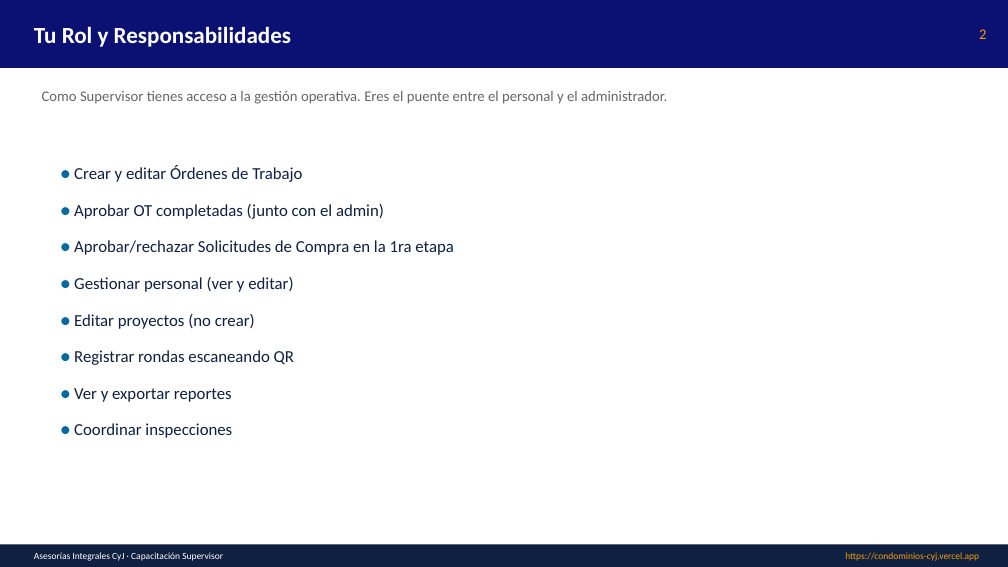
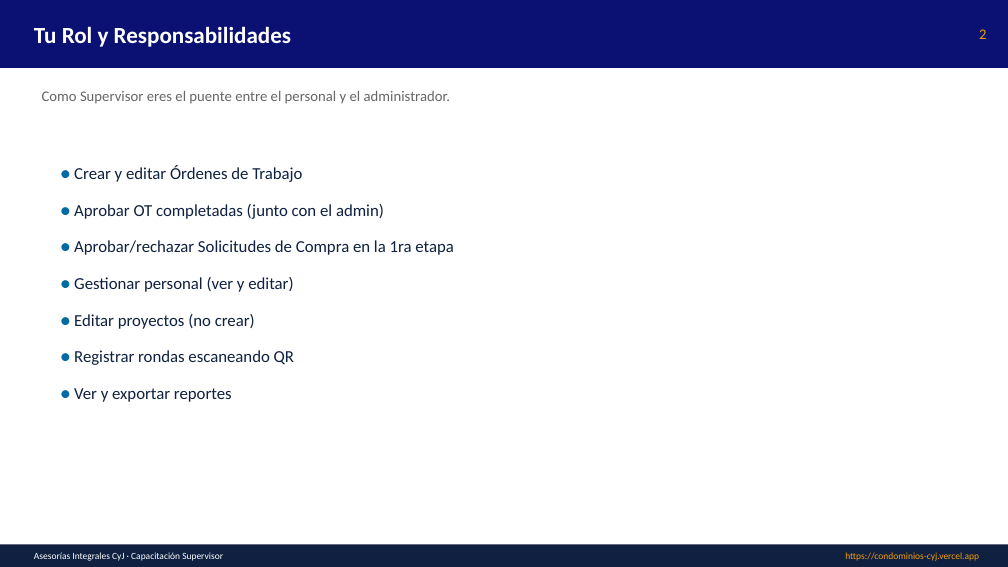
Before and after one commit to asesoriasintegralescyj-stack/condominios-cyj, a slide deck: slide 2 of public/manuales/Capacitacion_Supervisor.pptx. Drawn at 1008x567 pixels with LibreOffice and Linux fonts; fonts in the diff are those of the drawing. Boxes give left, top, right and bottom in pixels: in the first picture for what was removed or moved away, otherwise in the second. Text is boxed around its words. In the diff, an @@ line names an element or a change of style, - is before the commit and + after.

Commit message:
docs: manuales y capacitaciones con capturas de pantalla reales (v1.1)
- 16 capturas de pantalla del sistema real agregadas a /public/manuales/imagenes/
- Manual Word actualizado con imágenes embebidas en cada sección (3.1 MB)
- 6 capacitaciones PPT actualizadas con slides de capturas:
  * Administrador: 14 slides con 9 capturas (1.3 MB)
  * Supervisor: 12 slides con 5 capturas (699 KB)
  * Usuario: 10 slides con 4 capturas (536 KB)
  * Personal: 9 slides con 3 capturas (449 KB)
  * Auditor: 9 slides con 4 capturas (525 KB)
  * Guardia: 9 slides con 2 capturas (776 KB)
- Versión actualizada a v1.1 en ManualesModule y manuales-guardia

Capturas incluidas:
01_login, 02_dashboard, 03_ot_listado, 04_proyectos, 05_rondas,
06_solicitudes_compra, 07_usuarios, 08_permisos, 09_manuales,
10_ot_crear, 11_sc_crear, 12_usuario_crear, 13_recuperar_password,
14_guardia_rondas, 15_guardia_manuales, 16_reset_password

```diff
--- a/public/manuales/Capacitacion_Supervisor.pptx
+++ b/public/manuales/Capacitacion_Supervisor.pptx
@@ text at (x1=42, y1=91, x2=450, y2=104): text changed @@
-Como Supervisor tienes acceso a la gestión operativa. Eres el puente entre el personal y el administrador.
+Como Supervisor eres el puente entre el personal y el administrador.
@@ text at (x1=74, y1=423, x2=232, y2=438): paragraph removed @@
-● Coordinar inspecciones
```
Also in this commit, not shown: 9 other slides changed, 2 slides added, 24 other files.
